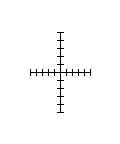
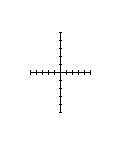
Revision of a layered (120, 144) image; what changed, layer by layer:
painted on "Pasted Layer" over [30, 32, 91, 113]
hid "Background" over [30, 32, 91, 113]
